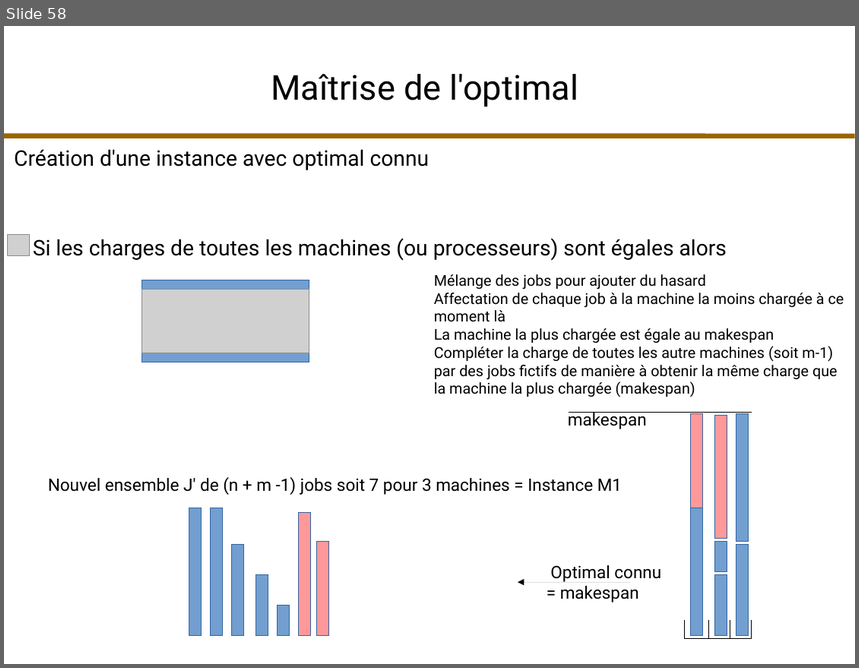
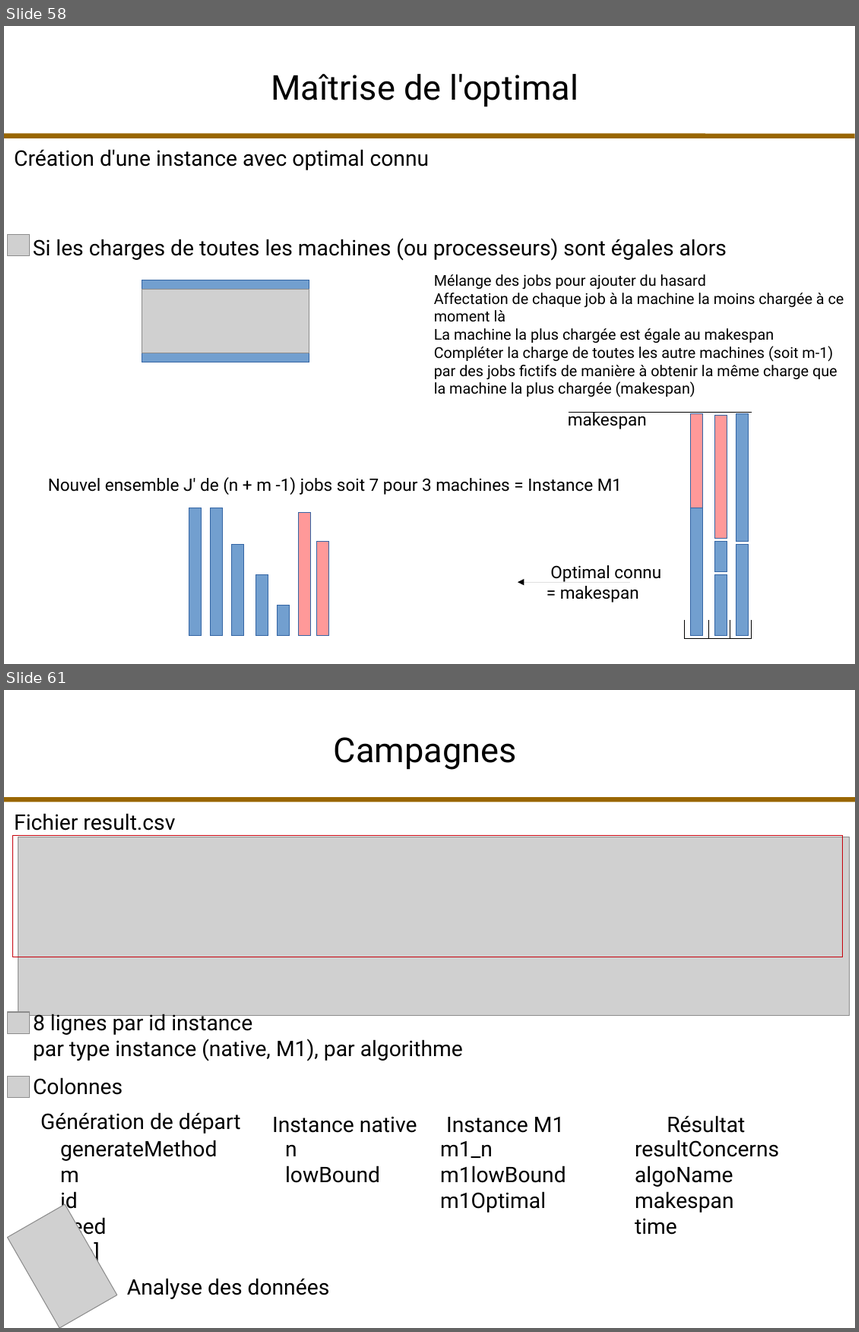
Before and after one commit to fColas68/eprLPT, a slide deck: presentation/presentation.odp. Shown one above the other, each under a label of ours: slide 58 before the commit, slides 58 and 61 after it; the slides between them are not shown. The pictures are 859x668 and 859x1332 pixels, drawn with LibreOffice and Linux fonts; fonts in the diff are those of the drawing; grey boxes stand for pictures. Boxes give left, top, right and bottom in pixels: in the first picture for what was removed or moved away, otherwise in the second. Text is boxed around its words. In the diff, an @@ line names an element or a change of style, - is before the commit and + after.

```diff
--- a/presentation/presentation.odp
+++ b/presentation/presentation.odp
@@ slide 61 added at box(4, 690, 855, 1328), background #FFFFFF @@
@@ title added at box(334, 737, 517, 770), 32 pt, text #000000 @@
+Campagnes
@@ line added from (4, 799) to (855, 799), #996600 4.51 pt @@
@@ text added at box(14, 813, 175, 831), 20 pt, text #000000 @@
+Fichier result.csv
@@ rectangle added at box(13, 836, 844, 958), outline #C5000B 0 pt @@
@@ picture added at box(18, 837, 850, 1016) @@
@@ picture added at box(7, 1012, 29, 1034) @@
@@ text added at box(33, 1011, 463, 1062), 20 pt, text #000000 @@
+8 lignes par id instance
+par type instance (native, M1), par algorithme
@@ picture added at box(7, 1076, 29, 1098) @@
@@ text added at box(33, 1078, 123, 1095), 20 pt, text #000000 @@
+Colonnes
@@ text added at box(40, 1113, 241, 1134), 20 pt, text #000000 @@
+Génération de départ
@@ text added at box(272, 1116, 417, 1133), 20 pt, text #000000 @@
+Instance native
@@ text added at box(446, 1117, 565, 1133), 20 pt, text #000000 @@
+Instance M1
@@ text added at box(667, 1116, 745, 1133), 20 pt, text #000000 @@
+Résultat
@@ text added at box(60, 1140, 217, 1265), 20 pt, text #000000 @@
+generateMethod
+m
+id
+seed
+[a,b]
@@ text added at box(285, 1145, 380, 1183), 20 pt, text #000000 @@
+n
+lowBound
@@ text added at box(440, 1141, 566, 1213), 20 pt, text #000000 @@
+m1_n
+m1lowBound
+m1Optimal
@@ text added at box(635, 1140, 779, 1235), 20 pt, text #000000 @@
+resultConcerns
+algoName
+makespan
+time
@@ picture added at box(8, 1205, 118, 1328) @@
@@ text added at box(127, 1278, 330, 1300), 20 pt, text #000000 @@
+Analyse des données
```
Also in this commit, not shown: 3 slides changed, 24 other slides added, 1 slide removed.
